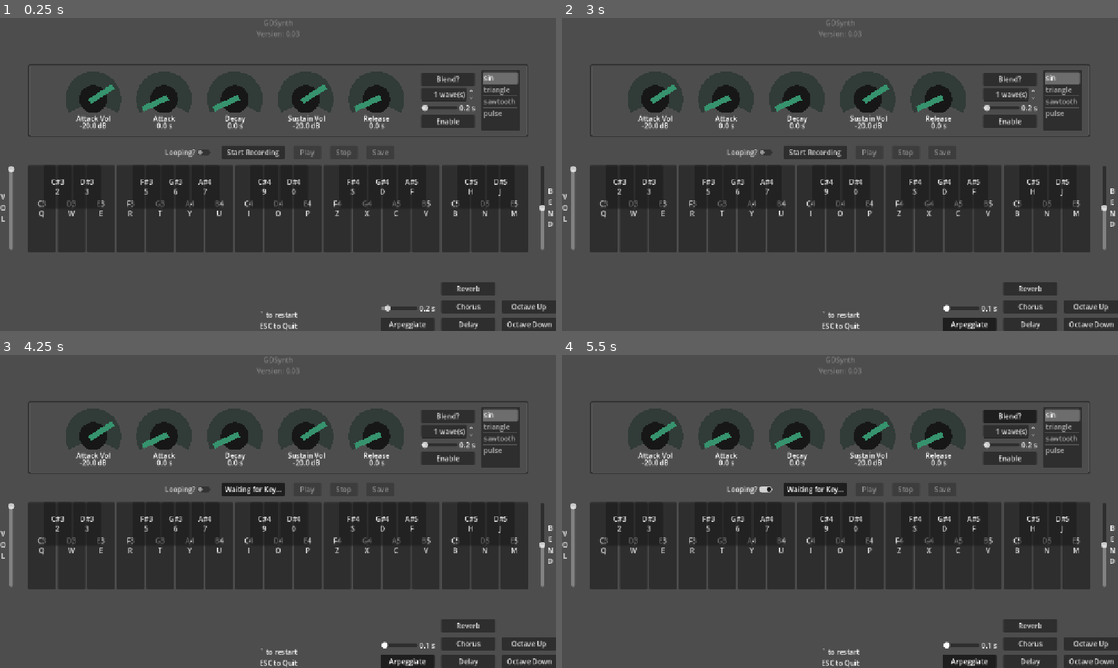
Above: before the commit, frames 1-4 (two rows, left to right).
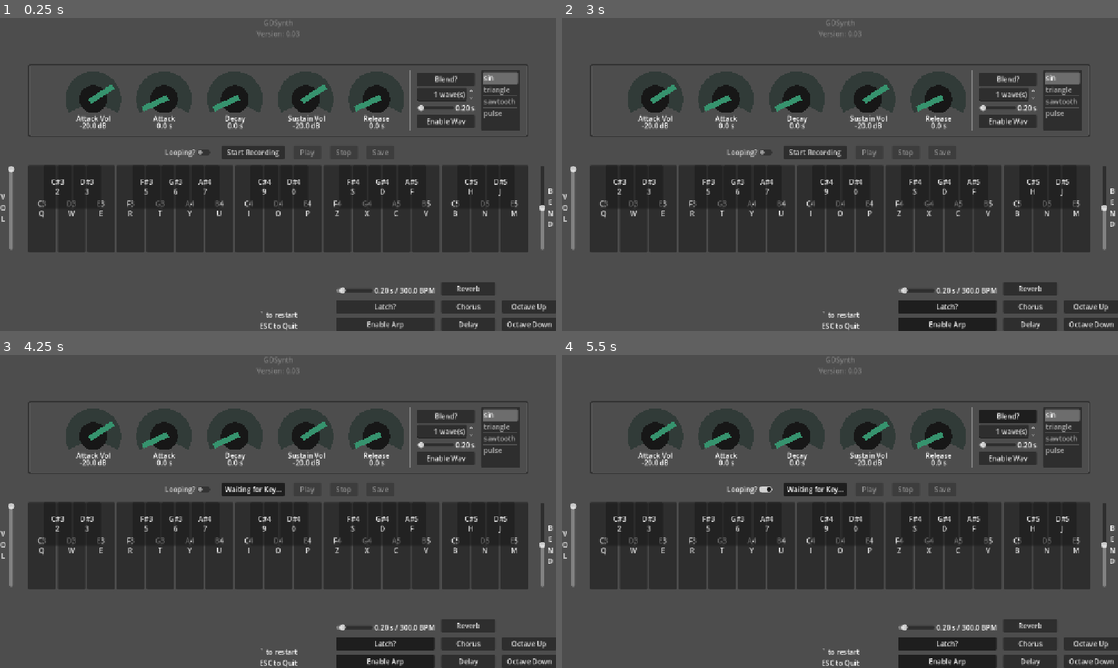
Above: after the commit, the same moments.

Repository: BaconEggsRL/GDSynth
Game: Godot game, scene res://main.tscn
The game is run twice, just before and just after one commit, with the same random seed, the same clock (stepped at 60 frames per second) and the same inputs. The engine's default icon, where the game draws it, is replaced by a stand-in: a white triangle on a blue panel in a dark square.
Inputs (mouse positions are in pixels of both pictures, inside the frame that each line leads up to):
- Up to frame 1 (0.25 s): no input
- Up to frame 2 (3 s): click "Enable" (after the commit: "Enable Wav") at 0.5 s; click "Disable" (after the commit: "Disable Wav") at 1.25 s; click "Arpeggiate" (after the commit: "Enable Arp") at 2 s; click (945, 305) at 2.75 s, where only the run after the commit has a clickable "Latch?"
- Up to frame 3 (4.25 s): click "Start Recording" at 3.5 s
- Up to frame 4 (5.5 s): click "Blend?" at 4.25 s; click "Looping?" at 5 s

The runs differ from the first frame. In frame 1, 1.7% of the frame differs, in the area x 60-86%, y 16-100%; in frame 2, 1.7%; in frame 3, 1.7%; in frame 4, 1.7%.

Commit message:
arp

Diff:
--- a/labeled_hslider.gd
+++ b/labeled_hslider.gd
@@ -4,15 +4,24 @@
 @export var slider: Slider
 @export var label: Label
 
-var str_format = "%.1f s"
+var str_format: String
+@export var use_BPM: bool = false
 
 func _ready():
-	# Set initial label text
-	label.text = str_format % slider.value
+	# Set string format
+	if use_BPM:
+		str_format = "%.2f s / %s BPM"
+		label.text = str_format % [slider.value, 60.0/slider.value]
+	else:
+		str_format = "%.2f s"
+		label.text = str_format % [slider.value]
 
 	# Connect the slider's value_changed signal to update the label
 	slider.value_changed.connect(update_label)
 
 func update_label(value):
 	# Update the label text with the slider value
-	label.text = str_format % value
+	if use_BPM:
+		label.text = str_format % [value, 60.0/value]
+	else:
+		label.text = str_format % [value]
--- a/main.gd
+++ b/main.gd
@@ -139,15 +139,18 @@
 
 # arp stuff
 # whether arp is enabled
-@onready var arp_enabled:bool = false
+var arp_enabled:bool = false
+# Latch mode flag
+var latch_enabled:bool = false
 # list of currently pressed keys
-@onready var pressed_keys:Array[PianoButton] = []
+var pressed_keys:Array[PianoButton] = []
+var latched_keys:Array = []  # Stores the last chord if latched
 # Time in seconds between note changes
-@onready var arp_time: float = 0.2
+var arp_time: float = 0.2
 # current index playing in arp
-@onready var arp_index: int = 0
+var arp_index: int = 0
 # timer to switch index
-@onready var arp_timer: float = 0.0
+var arp_timer: float = 0.0
 # Track the last played note
 var last_note: Node = null
 
@@ -727,34 +730,42 @@
 
 
 
+func get_active_keys() -> Array:
+	if latch_enabled:
+		return latched_keys
+	else:
+		return pressed_keys
+
 
 func play_next_arpeggio_note() -> void:
-	# Return if no keys
-	if pressed_keys.is_empty():
+	# Return if no keys to play
+	var active_keys = get_active_keys()
+	if active_keys.is_empty():
 		return
 
 	# Ensure arp_index is within bounds
-	arp_index = arp_index % pressed_keys.size()
+	arp_index = arp_index % active_keys.size()
 
 	# Stop the last played note
 	if last_note:
 		last_note.stop_freq()
 
 	# Play the next note
-	var note_button = pressed_keys[arp_index]
+	var note_button = active_keys[arp_index]
 	note_button.play_freq()
 
 	# Update last played note
 	last_note = note_button
 
 	# Move to next note
-	arp_index = (arp_index + 1) % pressed_keys.size()
+	arp_index = (arp_index + 1) % active_keys.size()
 
 
 
 func _process(delta):
 	# arp
-	if arp_enabled and pressed_keys.size() > 0:
+	var active_keys = get_active_keys()
+	if arp_enabled and active_keys.size() > 0:
 		arp_timer += delta
 		if arp_timer >= arp_time:
 			arp_timer = 0.0
@@ -853,10 +864,19 @@
 
 	if toggled_on:
 		print("key_down")
-		# add to list of pressed keys
+
+		# add to list of pressed keys for arp
 		if btn not in pressed_keys:
+			# If new chord is played, reset latched_keys
+			if latch_enabled:
+				latched_keys.clear()
+			# append the btn
 			pressed_keys.append(btn)
-			print(pressed_keys)
+			# If latched, store new keys
+			if latch_enabled:
+				latched_keys = pressed_keys.duplicate()
+			# Restart arp with new chord
+			arp_index = 0
 
 		# update current note text
 		note_label.text = btn.text
@@ -872,7 +892,6 @@
 			if last_note == btn:
 				last_note = null
 			pressed_keys.erase(btn)
-			print(pressed_keys)
 
 
 func _on_knob_turned(deg:float, type:String="") -> void:
@@ -1010,11 +1029,11 @@
 
 func _on_sweep_toggled(toggled_on: bool) -> void:
 	if toggled_on:
-		sweep_btn.text = "Disable"
+		sweep_btn.text = "Disable Wav"
 		for btn:PianoButton in piano_buttons:
 			btn.start_waveform_tween()
 	else:
-		sweep_btn.text = "Enable"
+		sweep_btn.text = "Enable Wav"
 		for btn:PianoButton in piano_buttons:
 			btn.stop_waveform_tween()
 
@@ -1078,6 +1097,22 @@
 			btn.arp_enabled = toggled_on
 	else:
 		print("arp disabled")
+		stop_all_notes()
 		self.arp_enabled = false
 		for btn:PianoButton in piano_buttons:
 			btn.arp_enabled = toggled_on
+
+
+func _on_latch_button_toggled(toggled_on: bool) -> void:
+	if toggled_on:
+		latched_keys = pressed_keys.duplicate()
+	else:
+		stop_all_notes()
+	self.latch_enabled = toggled_on
+
+
+func stop_all_notes() -> void:
+	for button in get_active_keys():
+		button.stop_freq()
+	last_note = null  # Reset last note
+	latched_keys.clear()
--- a/main.tscn
+++ b/main.tscn
@@ -165,7 +165,7 @@
 layout_mode = 2
 min_value = 0.1
 max_value = 4.0
-step = 0.1
+step = 0.01
 value = 0.2
 
 [node name="OscSpeedLabel" type="Label" parent="Control/ControlPanel/StatsPanel/PanelMargin/ControlContainer/VBoxContainer/OscContainer"]
@@ -178,7 +178,7 @@
 focus_mode = 0
 toggle_mode = true
 action_mode = 0
-text = "Enable"
+text = "Enable Wav"
 
 [node name="WaveTableItemList" type="ItemList" parent="Control/ControlPanel/StatsPanel/PanelMargin/ControlContainer"]
 custom_minimum_size = Vector2(89.7, 19.885)
@@ -374,13 +374,14 @@
 script = ExtResource("3_272bh")
 slider = NodePath("ArpTimeSlider")
 label = NodePath("ArpTimeLabel")
+use_BPM = true
 
 [node name="ArpTimeSlider" type="HSlider" parent="Control/BottomRight/Arp/ArpContainer"]
 custom_minimum_size = Vector2(84, 23)
 layout_mode = 2
 min_value = 0.1
 max_value = 1.0
-step = 0.1
+step = 0.01
 value = 0.2
 
 [node name="ArpTimeLabel" type="Label" parent="Control/BottomRight/Arp/ArpContainer"]
@@ -388,13 +389,21 @@
 text = "1.0 s"
 horizontal_alignment = 2
 
+[node name="LatchButton" type="Button" parent="Control/BottomRight/Arp"]
+custom_minimum_size = Vector2(125, 0)
+layout_mode = 2
+focus_mode = 0
+toggle_mode = true
+action_mode = 0
+text = "Latch?"
+
 [node name="ArpButton" type="Button" parent="Control/BottomRight/Arp"]
 custom_minimum_size = Vector2(125, 0)
 layout_mode = 2
 focus_mode = 0
 toggle_mode = true
 action_mode = 0
-text = "Arpeggiate"
+text = "Enable Arp"
 
 [node name="Effects" type="VBoxContainer" parent="Control/BottomRight"]
 layout_mode = 2
@@ -562,6 +571,7 @@
 [connection signal="value_changed" from="Control/ControlPanel/StatsPanel/PanelMargin/ControlContainer/VBoxContainer/Radius" to="." method="_on_radius_value_changed"]
 [connection signal="toggled" from="Control/ControlPanel/StatsPanel/PanelMargin/ControlContainer/VBoxContainer/Sweep" to="." method="_on_sweep_toggled"]
 [connection signal="item_selected" from="Control/ControlPanel/StatsPanel/PanelMargin/ControlContainer/WaveTableItemList" to="." method="_on_wave_table_item_selected"]
+[connection signal="toggled" from="Control/BottomRight/Arp/LatchButton" to="." method="_on_latch_button_toggled"]
 [connection signal="toggled" from="Control/BottomRight/Arp/ArpButton" to="." method="_on_arp_button_toggled"]
 [connection signal="toggled" from="Control/BottomRight/Effects/Reverb" to="." method="_on_reverb_toggled"]
 [connection signal="toggled" from="Control/BottomRight/Effects/Chorus" to="." method="_on_chorus_toggled"]
